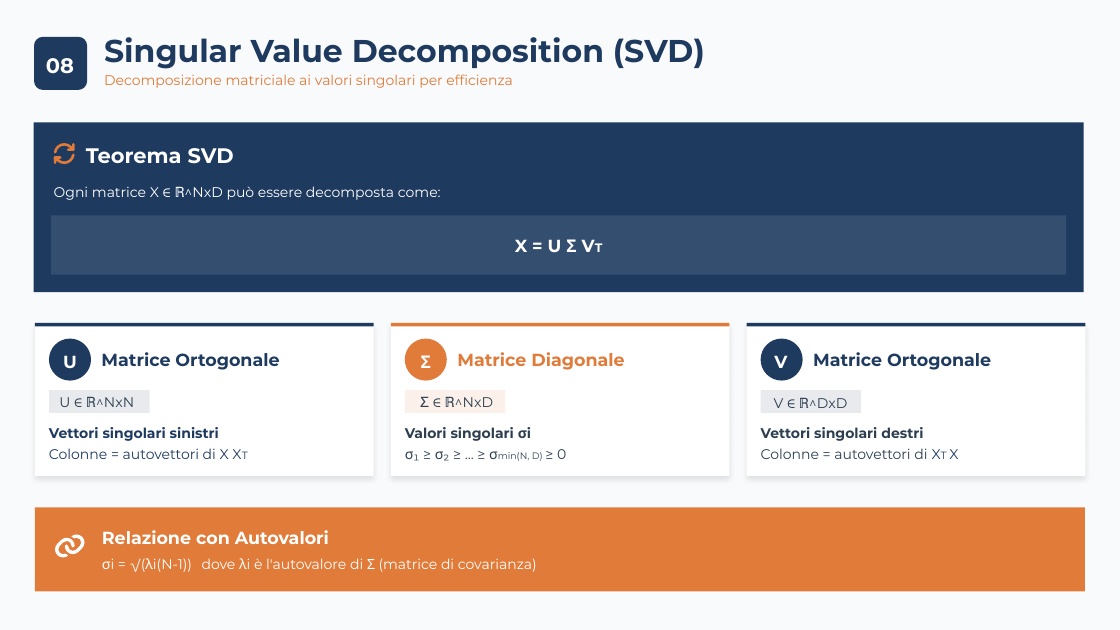
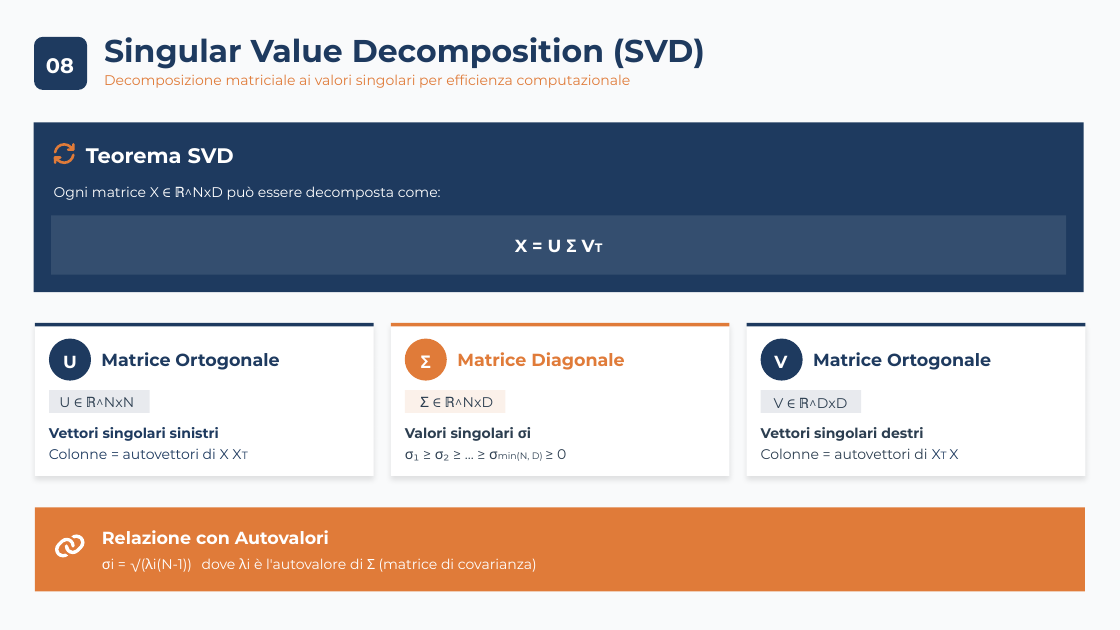
Before and after one commit to carrieroroberto/face-recognition-dimensionality-reduction, a slide deck: slide 10 of results/presentation/Carriero, Leone - Analisi Comparativa per Riduzione Dimensionale, Approccio Lineare e Non-Lineare per Riconoscimento e Verifica Facciale.pptx. Drawn at 1120x630 pixels with LibreOffice and Linux fonts; fonts in the diff are those of the drawing. Boxes give left, top, right and bottom in pixels: in the first picture for what was removed or moved away, otherwise in the second. Text is boxed around its words. In the diff, an @@ line names an element or a change of style, - is before the commit and + after.

```diff
--- a/results/presentation/Carriero, Leone - Analisi Comparativa per Riduzione Dimensionale, Approccio Lineare e Non-Lineare per Riconoscimento e Verifica Facciale.pptx
+++ b/results/presentation/Carriero, Leone - Analisi Comparativa per Riduzione Dimensionale, Approccio Lineare e Non-Lineare per Riconoscimento e Verifica Facciale.pptx
@@ text at (104,74,631,88): text changed @@
-Decomposizione matriciale ai valori singolari per efficienza
+Decomposizione matriciale ai valori singolari per efficienza computazionale
```
Also in this commit, not shown: 19 other slides changed, 2 other files.
